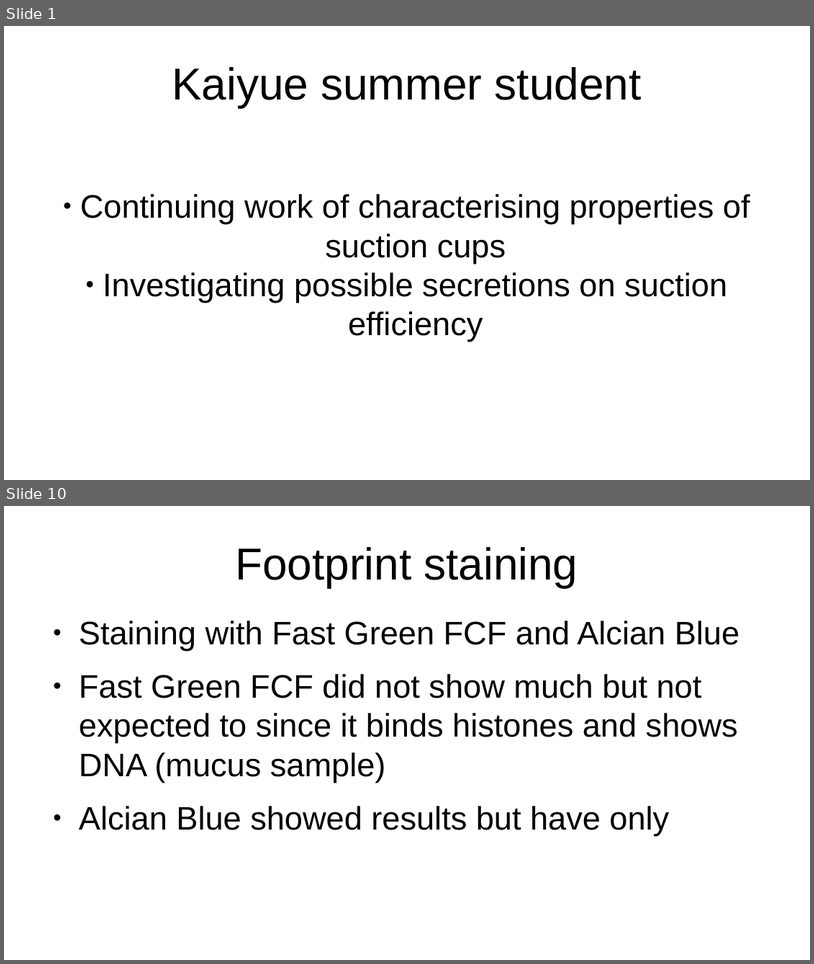
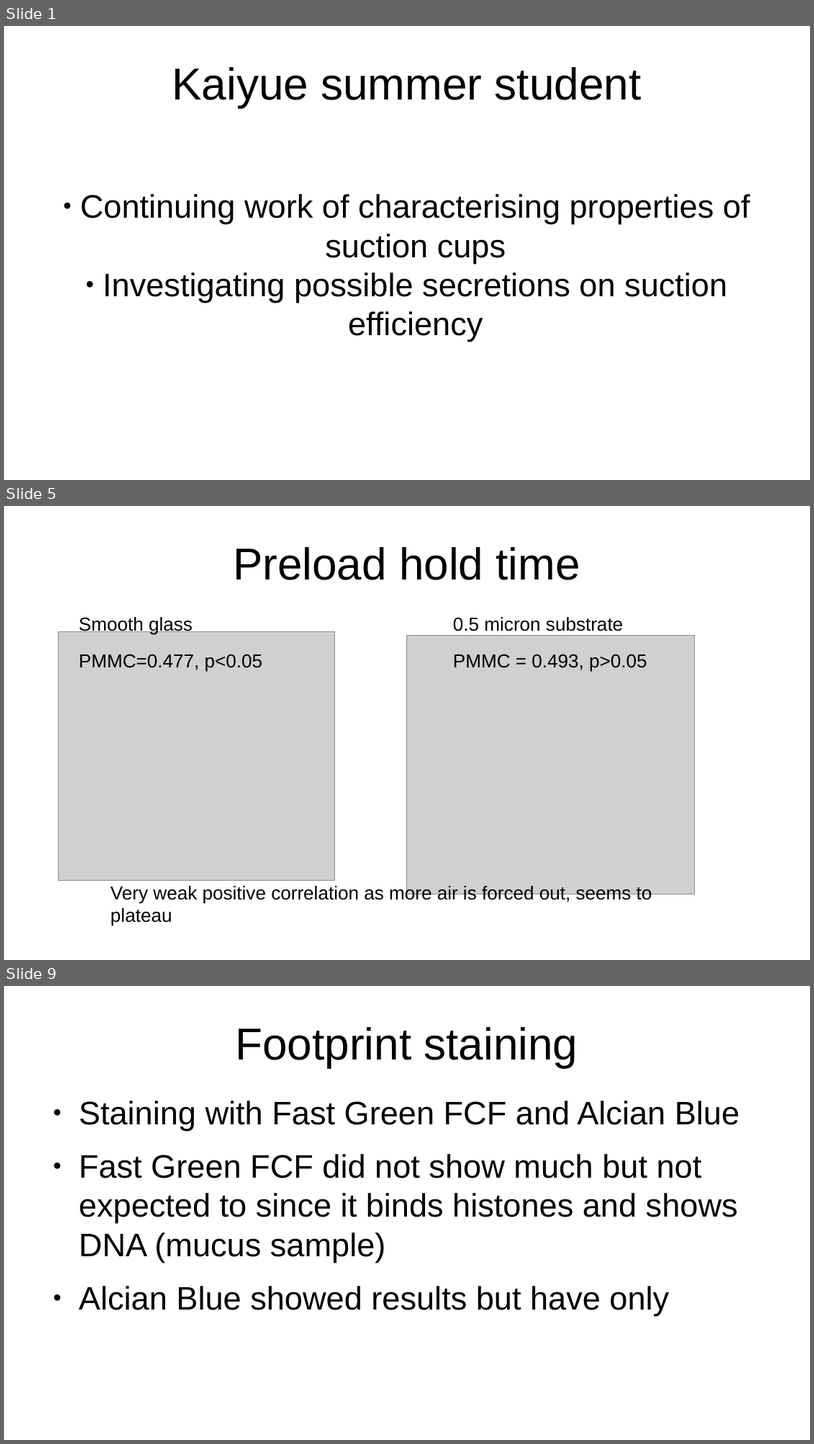
Before and after one commit to bananaturtlesandwich/beetle, a slide deck: presentation.odp. Shown one above the other, each under a label of ours: slides 1 and 10 before the commit, slides 1, 5 and 9 after it; the slides between them are not shown. The pictures are 814x964 and 814x1444 pixels, drawn with LibreOffice and Linux fonts; fonts in the diff are those of the drawing; grey boxes stand for pictures. Boxes give left, top, right and bottom in pixels: in the first picture for what was removed or moved away, otherwise in the second. Text is boxed around its words. In the diff, an @@ line names an element or a change of style, - is before the commit and + after.

```diff
--- a/presentation.odp
+++ b/presentation.odp
@@ slide 5 added at (x1=4, y1=506, x2=810, y2=960), background #FFFFFF @@
@@ title added at (x1=233, y1=547, x2=581, y2=580), 44 pt, text #000000 @@
+Preload hold time
@@ picture added at (x1=58, y1=632, x2=335, y2=880) @@
@@ text added at (x1=79, y1=617, x2=262, y2=672), 18.5 pt, text #000000 @@
+Smooth glass
+PMMC=0.477, p<0.05
@@ text added at (x1=453, y1=617, x2=647, y2=672), 18.5 pt, text #000000 @@
+0.5 micron substrate
+PMMC = 0.493, p>0.05
@@ picture added at (x1=407, y1=636, x2=695, y2=894) @@
@@ text added at (x1=111, y1=883, x2=653, y2=926), 18.5 pt, text #000000 @@
+Very weak positive correlation as more air is forced out, seems to plateau
@@ what was slide 10 is now slide 9 @@
```
Also in this commit, not shown: 2 slides changed, 5 other slides added, 6 slides removed, 14 other files.
